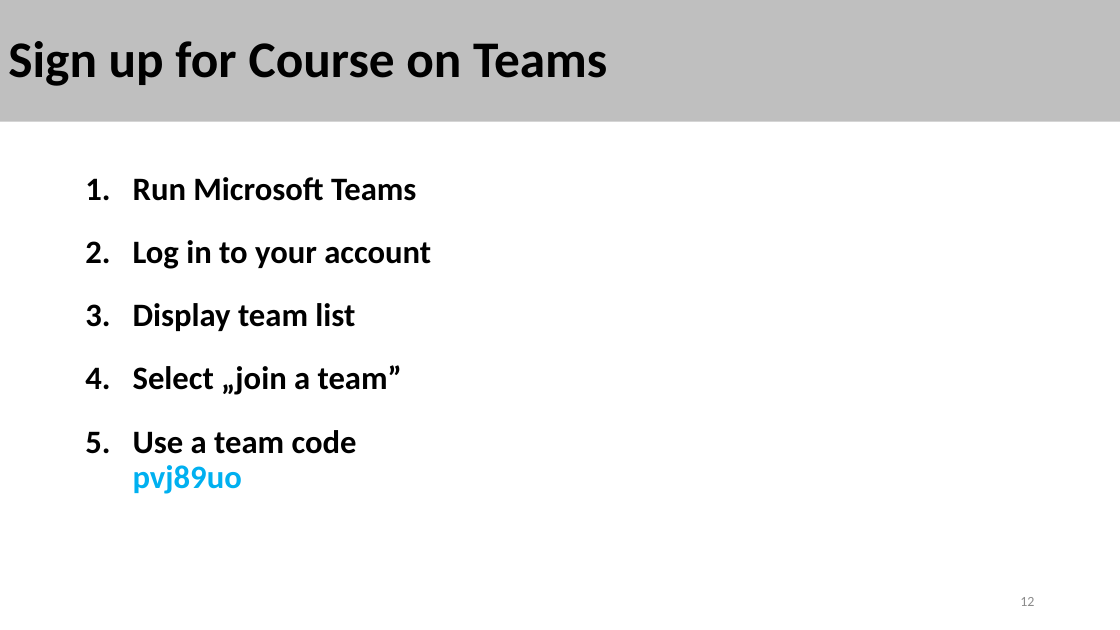
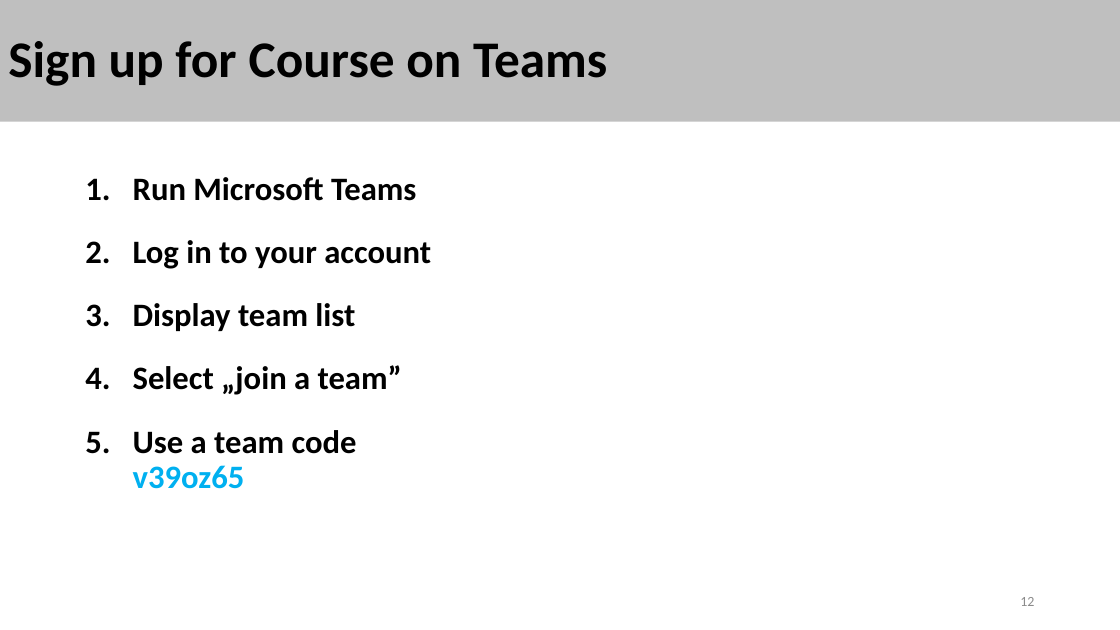
Before and after one commit to stalj/cp3, a slide deck: slide 12 of 01-CourseIntroduction/01-CourseIntroduction.pptx. Drawn at 1120x630 pixels with LibreOffice and Linux fonts; fonts in the diff are those of the drawing. Boxes give left, top, right and bottom in pixels: in the first picture for what was removed or moved away, otherwise in the second. Text is boxed around its words. In the diff, an @@ line names an element or a change of style, - is before the commit and + after.

```diff
--- a/01-CourseIntroduction/01-CourseIntroduction.pptx
+++ b/01-CourseIntroduction/01-CourseIntroduction.pptx
@@ text at box(133, 430, 357, 489): text changed @@
-5. Use a team code
-   pvj89uo
+5. Use a team code
+   v39oz65
```
Also in this commit, not shown: 4 other slides changed.
